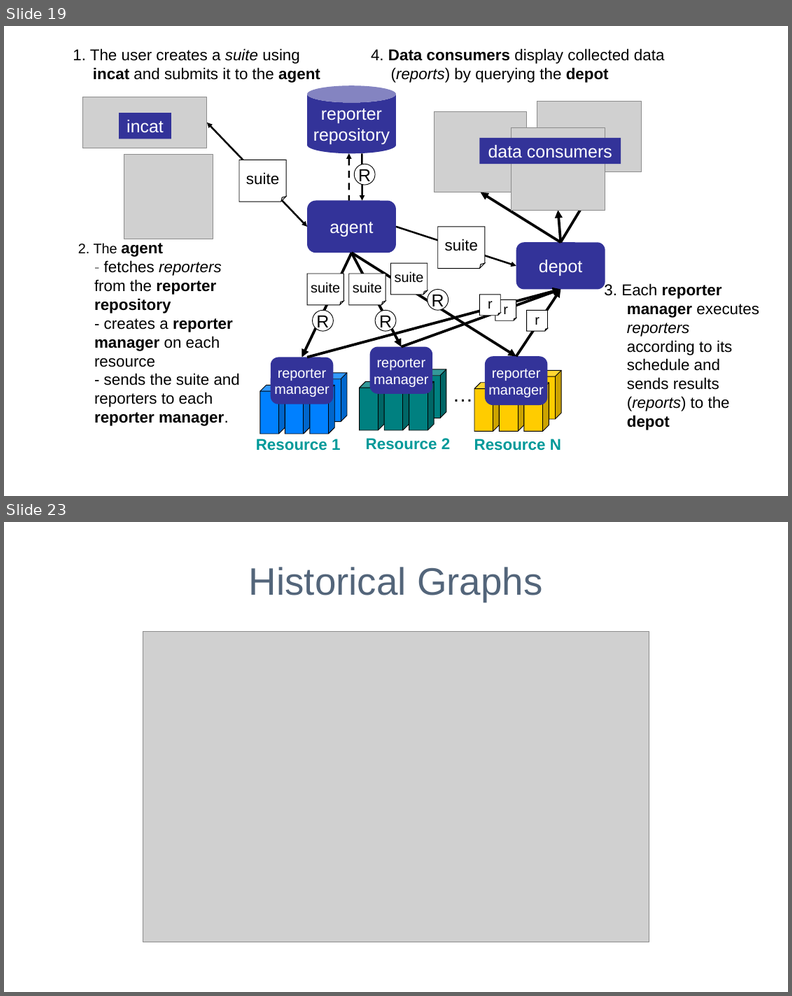
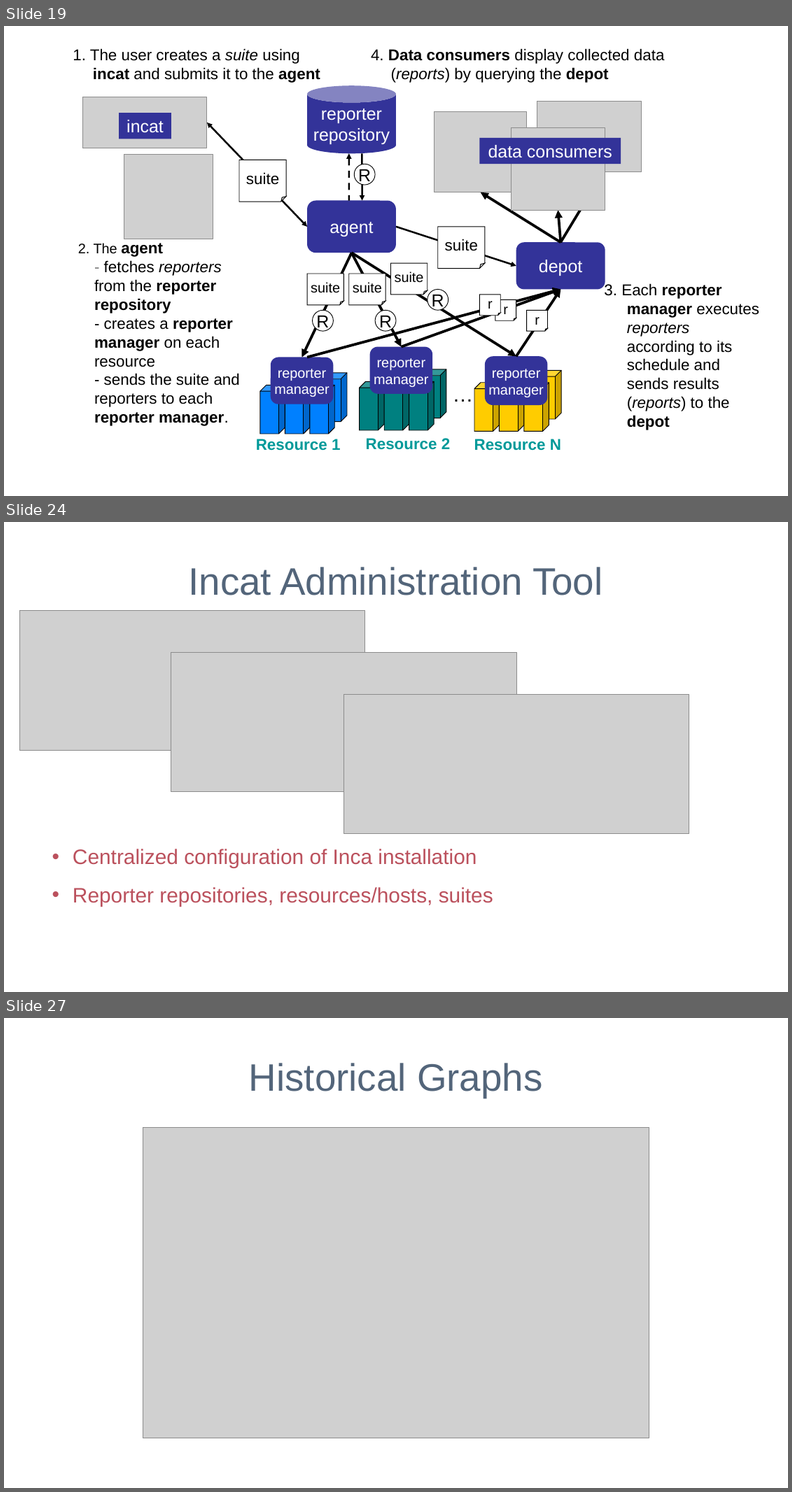
Before and after one commit to IncaProject/inca-xsede, a slide deck: talks/sc06/sc_06.ppt. Shown one above the other, each under a label of ours: slides 19 and 23 before the commit, slides 19, 24 and 27 after it; the slides between them are not shown. The pictures are 792x996 and 792x1492 pixels, drawn with LibreOffice and Linux fonts; fonts in the diff are those of the drawing; grey boxes stand for pictures; background and template pictures are left out. Boxes give left, top, right and bottom in pixels: in the first picture for what was removed or moved away, otherwise in the second. Text is boxed around its words. In the diff, an @@ line names an element or a change of style, - is before the commit and + after.

```diff
--- a/talks/sc06/sc_06.ppt
+++ b/talks/sc06/sc_06.ppt
@@ slide 24 added at (4, 522, 788, 992), background #FFFFFF @@
@@ title added at (188, 567, 602, 596), 44 pt, text #53657A @@
+Incat Administration Tool
@@ picture added at (19, 611, 365, 750) @@
@@ picture added at (171, 652, 517, 792) @@
@@ picture added at (344, 694, 689, 834) @@
@@ text added at (73, 849, 493, 906), 24 pt, text #BB515D @@
+• Centralized configuration of Inca installation
+• Reporter repositories, resources/hosts, suites
@@ what was slide 23 is now slide 27 @@
```
Also in this commit, not shown: 6 slides changed, 3 other slides added, 1 slide removed.
